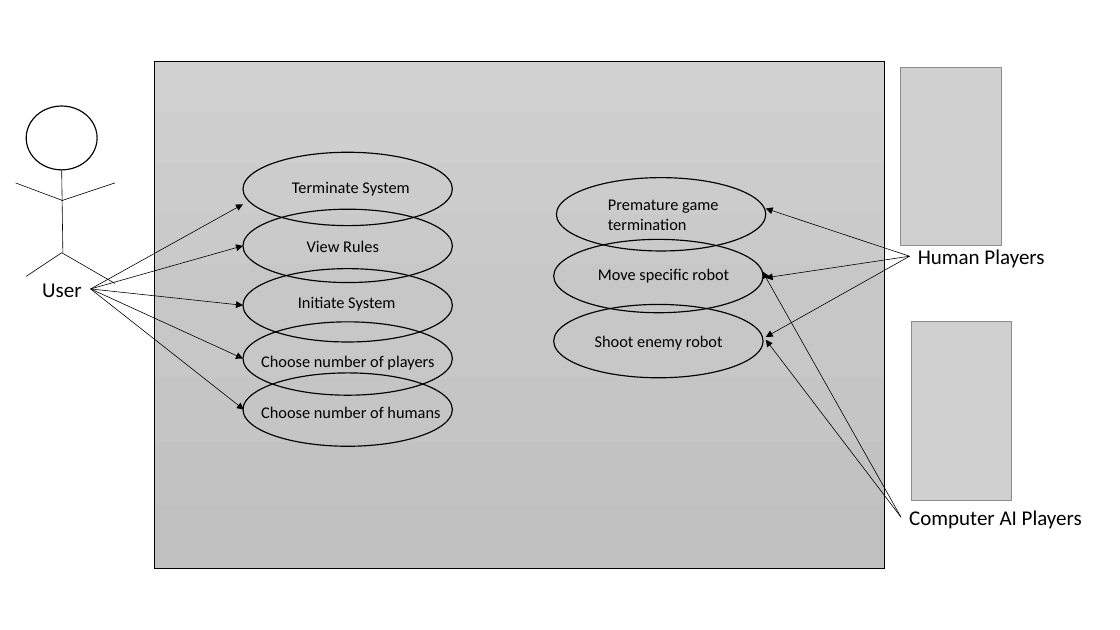
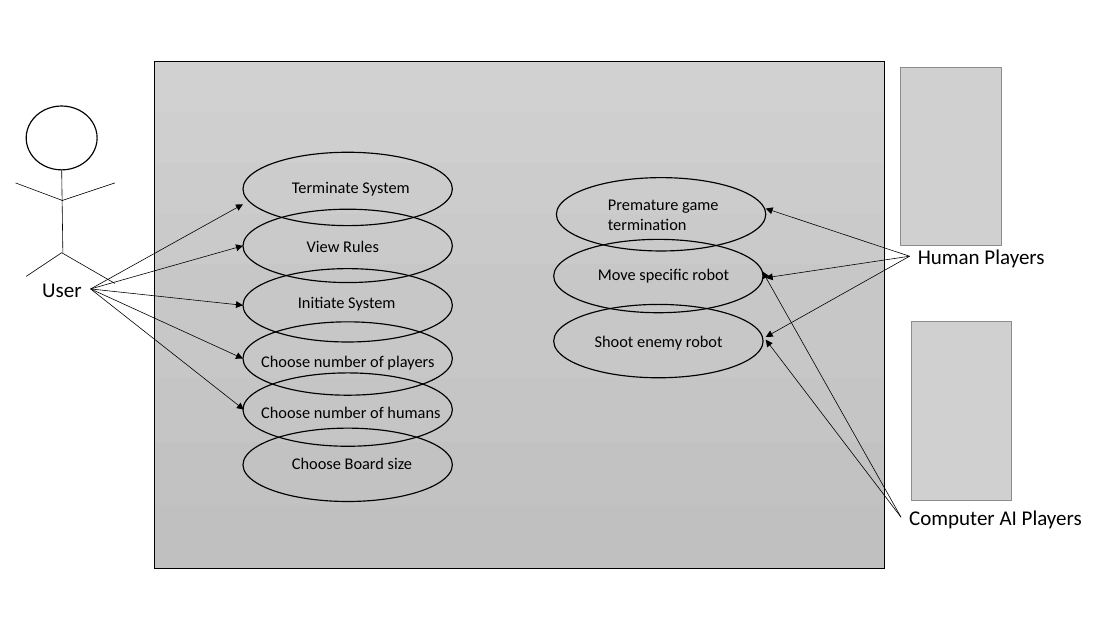
Before and after one commit to LucrativeHippo/BattleBots, a slide deck: slide 1 of doc/requiremnetsPics.pptx. Drawn at 1120x630 pixels with LibreOffice and Linux fonts; fonts in the diff are those of the drawing; grey boxes stand for pictures. Boxes give left, top, right and bottom in pixels: in the first picture for what was removed or moved away, otherwise in the second. Text is boxed around its words. In the diff, an @@ line names an element or a change of style, - is before the commit and + after.

```diff
--- a/doc/requiremnetsPics.pptx
+++ b/doc/requiremnetsPics.pptx
@@ ellipse added at (243, 429, 452, 502), outline #000000 1 pt @@
@@ text added at (292, 457, 412, 469), 14 pt, text #000000 @@
+Choose Board size
```
Also in this commit, not shown: 1 other slide changed, 1 slide added, 1 slide removed, 1 other file.
